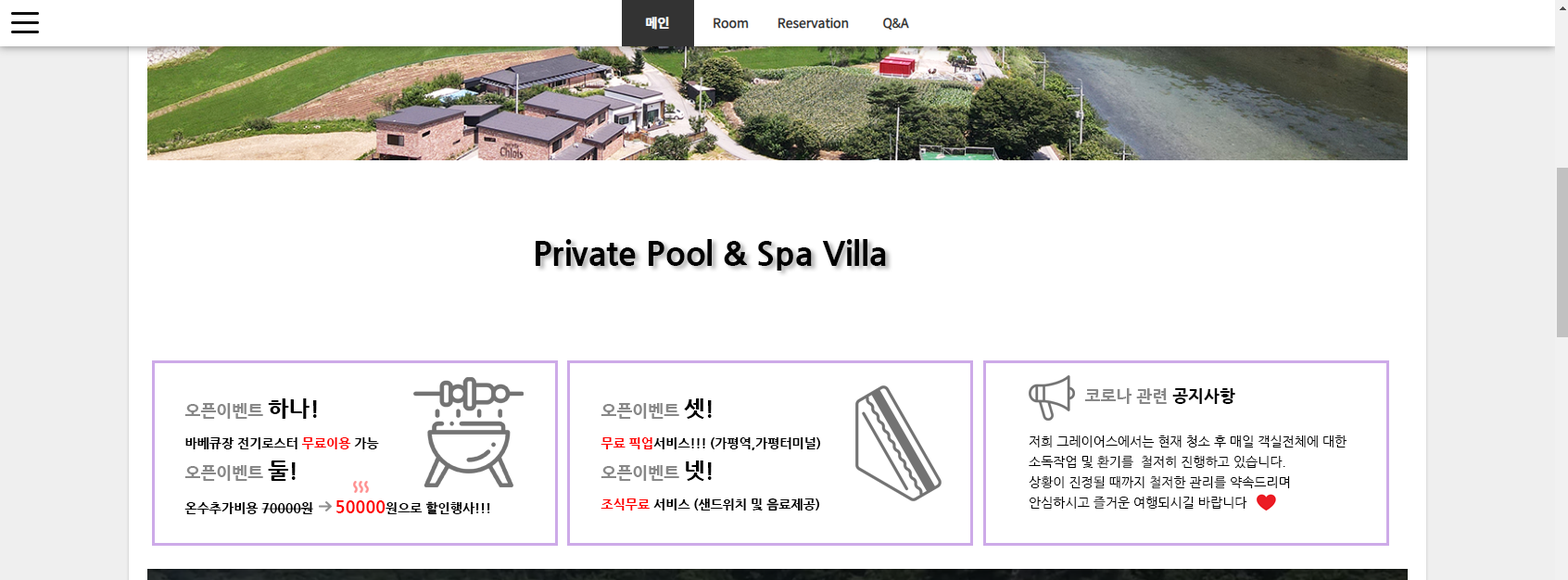
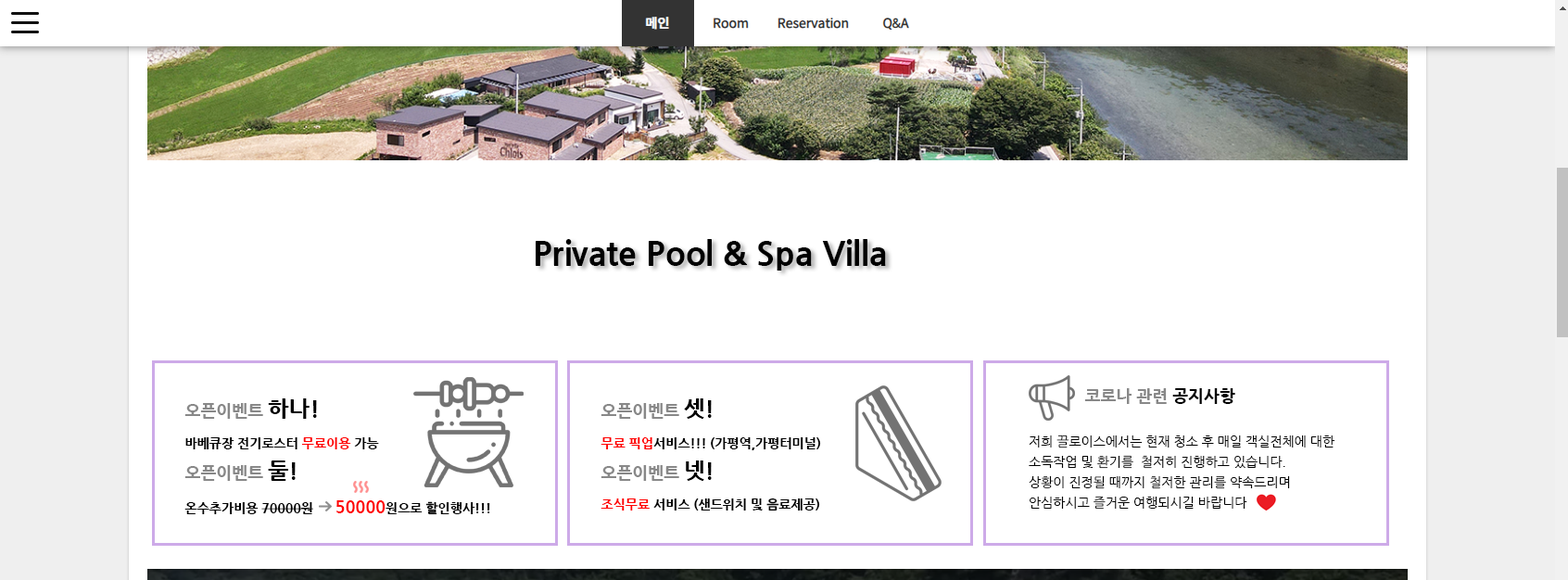
Layers edited between the first and the second 1568px x 580px image:
renamed "저희 그레이어스에서는 현재 청소 후 매일 객실전체에 대한 소독작업 및 환기를 철저히 진행하고 있습니다. 상황이" to "저희 끌로이스에서는 현재 청소 후 매일 객실전체에 대한 소독작업 및 환기를 철저히 진행하고 있습니다. 상황이", painted on it over [1056,434,1347,449]
